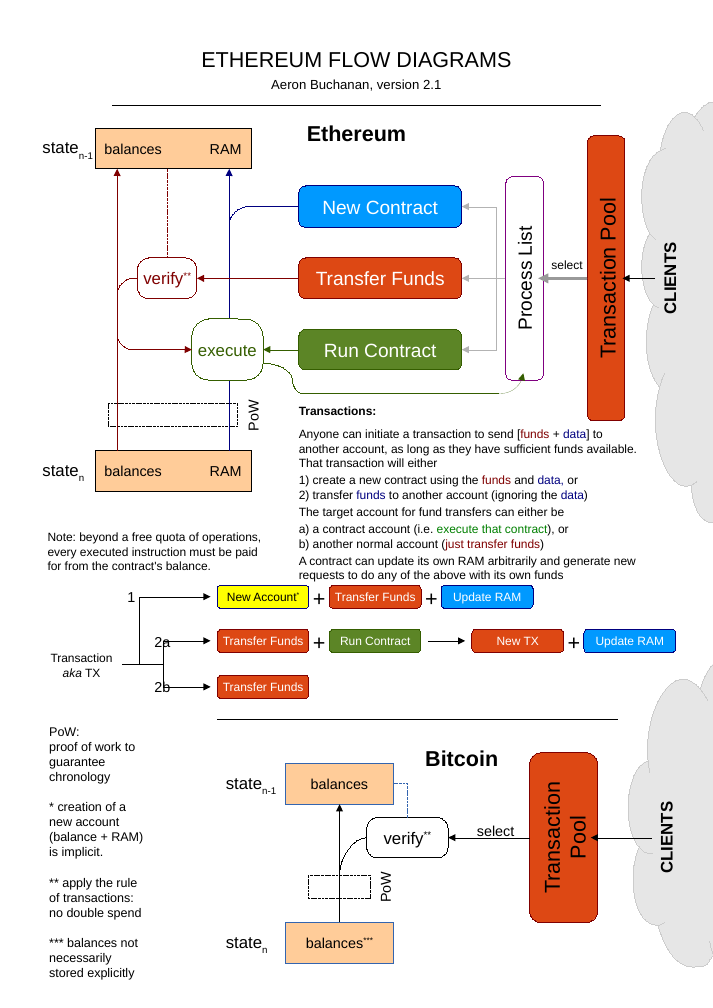
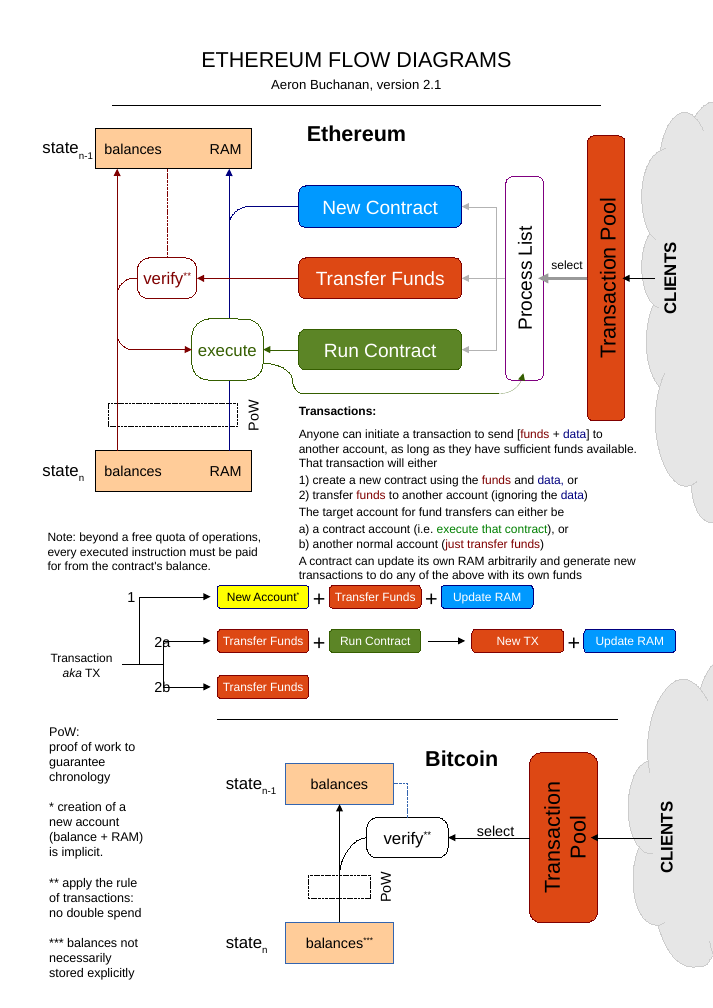
Before and after one commit to aeronbuchanan/ethereum, a slide deck: slide 1 of FlowDiagram.odp. Drawn at 713x1008 pixels with LibreOffice and Linux fonts; fonts in the diff are those of the drawing. Boxes give left, top, right and bottom in pixels: in the first picture for what was removed or moved away, otherwise in the second. Text is boxed around its words. In the diff, an @@ line names an element or a change of style, - is before the commit and + after.

Commit message:
corrected color of word 'funds' and renamed 'request' to 'transaction'

```diff
--- a/FlowDiagram.odp
+++ b/FlowDiagram.odp
@@ text at [299, 490, 588, 501]: text colour #000080 to #800000 in "funds" @@
@@ text at [299, 556, 636, 582]: text changed @@
-A contract can update its own RAM arbitrarily and generate new requests to do any of the above with its own funds
+A contract can update its own RAM arbitrarily and generate new transactions to do any of the above with its own funds
```
Also in this commit, not shown: 1 other file.
